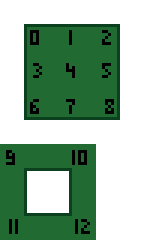
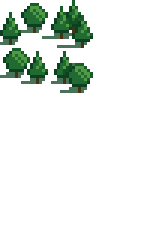
Before/after of a 144 x 240 layered artwork. What changed in the layer stack:
added group "individual trees" with 11 layers above "numbers" over (0, 0, 93, 93)
added layer "shadows ground" (74%) in group "individual trees" over (0, 27, 87, 93)
added layer "shadows ground Kopie" (67%) in group "individual trees" over (63, 12, 81, 78)
added layer "Ebene 14 Kopie 7" in group "individual trees" over (66, 63, 93, 93)
added layer "Ebene 14 Kopie 6" in group "individual trees" over (21, 3, 48, 33)
added layer "Ebene 14 Kopie 5" in group "individual trees" over (3, 48, 30, 78)
added layer "Ebene 14 Kopie 2" in group "individual trees" over (51, 6, 72, 39)
added layer "Ebene 14 Kopie 8" in group "individual trees" over (54, 51, 75, 84)
added layer "Ebene 14 Kopie 4" in group "individual trees" over (72, 15, 93, 48)
added layer "Ebene 14 Kopie 3" in group "individual trees" over (63, 0, 84, 33)
added layer "Ebene 14 Kopie" in group "individual trees" over (27, 51, 48, 84)
added layer "Ebene 14" in group "individual trees" over (0, 12, 21, 45)
hid group "basic" (2 layers) over (0, 24, 120, 240)
renamed "numbers Kopie 2" to "numbers", hid it, painted on it over (6, 30, 114, 234)
hid "Ebene 13", painted on it, masked it over (0, 24, 120, 240)
